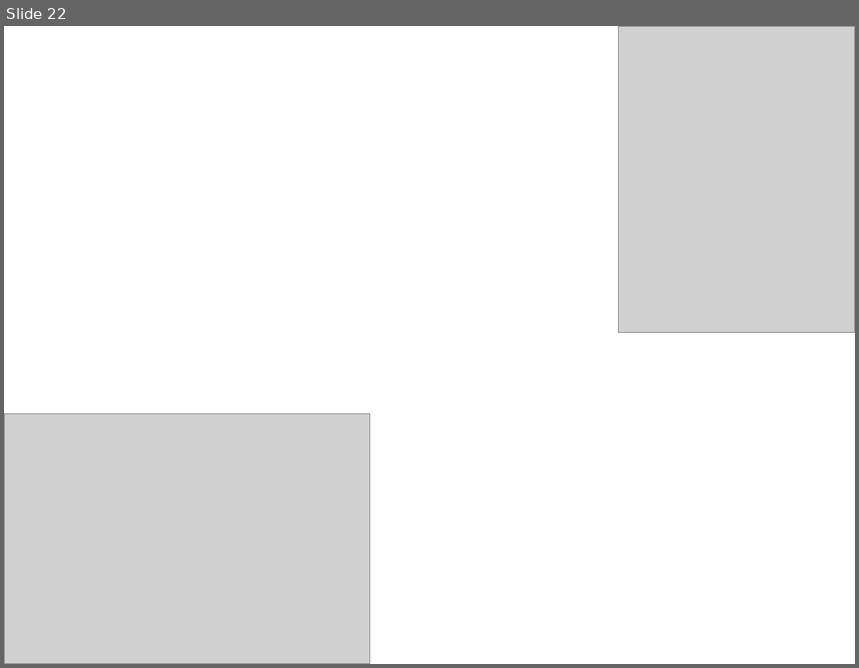
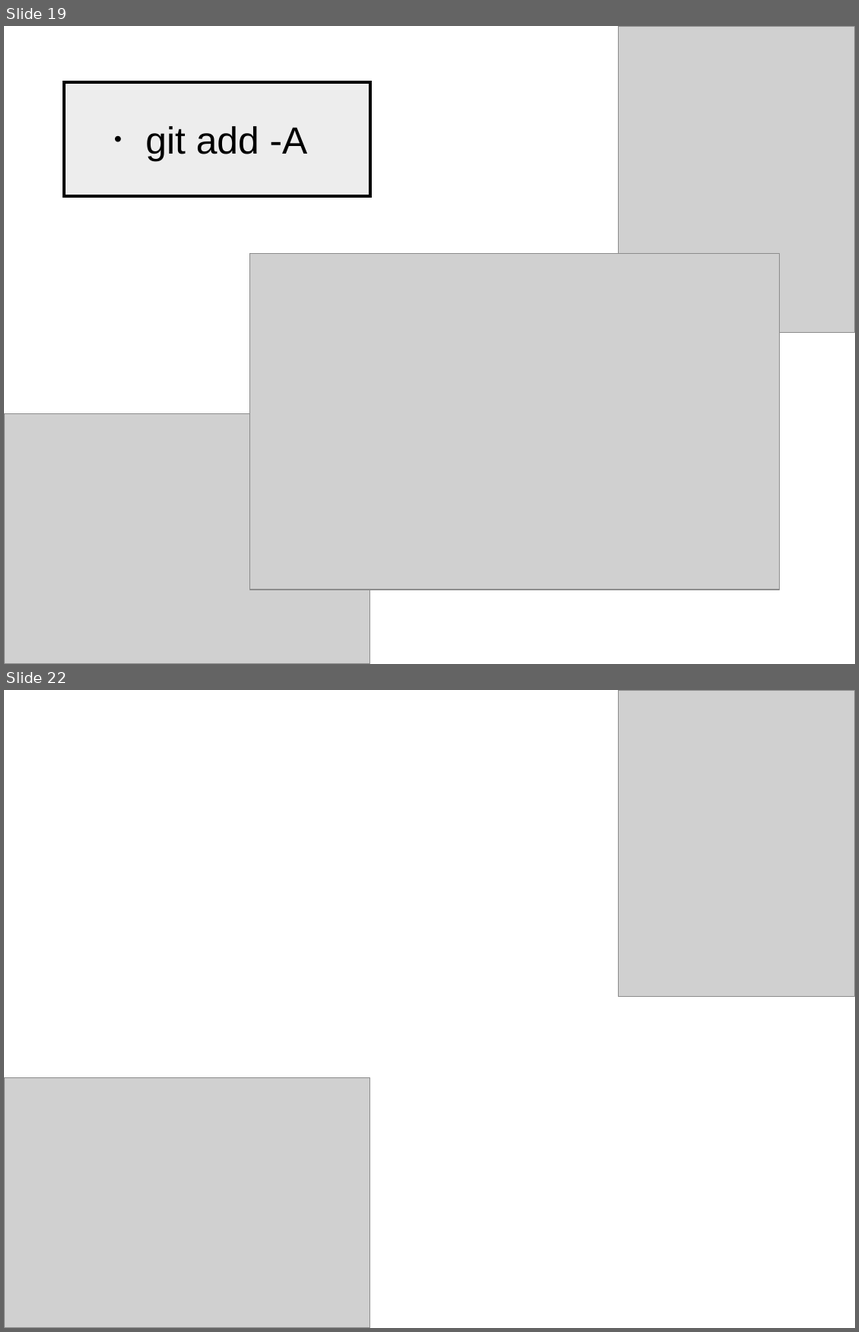
Before and after one commit to NCKU-BDA-2020/TA_Git_GitHub, a slide deck: TA_Class_III.pptx. Shown one above the other, each under a label of ours: slide 22 before the commit, slides 19 and 22 after it; the slides between them are not shown. The pictures are 859x668 and 859x1332 pixels, drawn with LibreOffice and Linux fonts; fonts in the diff are those of the drawing; grey boxes stand for pictures. Boxes give left, top, right and bottom in pixels: in the first picture for what was removed or moved away, otherwise in the second. Text is boxed around its words. In the diff, an @@ line names an element or a change of style, - is before the commit and + after.

```diff
--- a/TA_Class_III.pptx
+++ b/TA_Class_III.pptx
@@ slide 19 added at <box>4,26,855,664</box>, background #FFFFFF @@
@@ picture added at <box>619,26,855,332</box> @@
@@ rectangle added at <box>65,82,371,196</box>, fill #EDEDED, outline #000000 3 pt @@
@@ text added at <box>145,126,308,161</box>, 32 pt, text #000000 @@
+． git add -A
@@ picture added at <box>250,253,780,589</box> @@
@@ picture added at <box>4,414,370,664</box> @@
```
Also in this commit, not shown: 1 slide changed, 5 other slides added, 6 slides removed.
